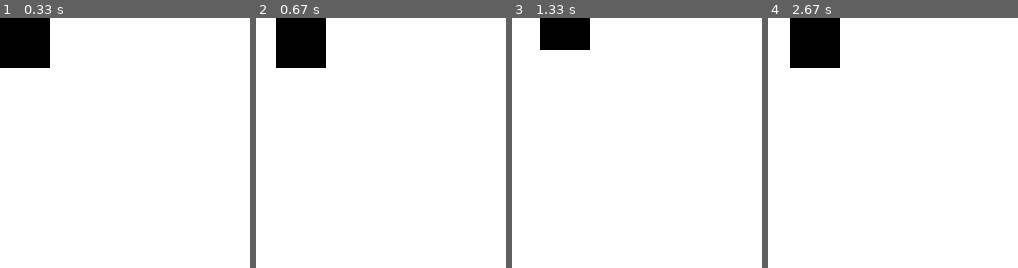
Above: before the commit, frames 1-4 (left to right).
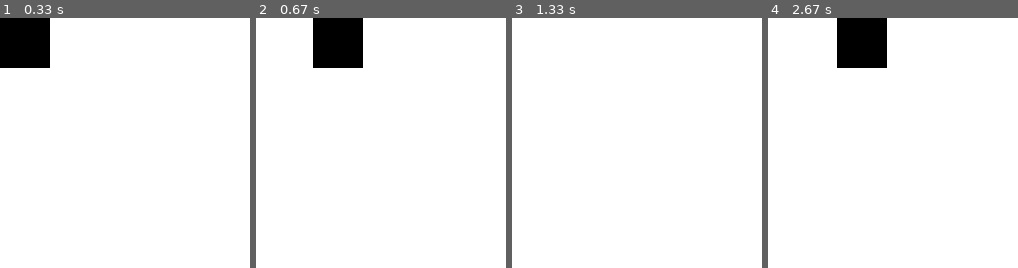
Above: after the commit, the same moments.

Repository: albashzia/Python_Pygame_Practice_Programs
Game: pygame game, started from Code/key_events.py
Two runs of this game, one before a commit and one after it. Both use one fixed random seed, a clock stepped at 60 frames per second and the inputs below.
Inputs:
- Up to frame 1 (0.33 s): no input
- Up to frame 2 (0.67 s): hold Right from 0.33 s (still down)
- Up to frame 3 (1.33 s): release Right at 0.8 s; hold Up 0.83-1.13 s
- Up to frame 4 (2.67 s): hold Down 2.23-2.53 s; hold Left from 2.57 s (still down)
The pictures show only the part of the screen within x 0-50%, y 0-50%; the shares and areas given below are measured in that part.

Frame 1 is identical in both runs. In frame 2, 5.9% of the frame differs, in the area x 8-43%, y 0-20%; in frame 3, 2.6%; in frame 4, 7.5%, in the area x 8-48%, y 0-20%.

Commit message:
Using the time.Clock module and tick function to define the frame rate

Diff:
--- a/Code/key_events.py
+++ b/Code/key_events.py
@@ -12,7 +12,9 @@
 y = 0
 rect_width = 50
 rect_height = 50
-velocity = 1
+velocity = 3
+
+clock = pygame.time.Clock()
 
 done = True
 while done:
@@ -32,5 +34,5 @@
 
     screen.fill("white")
     pygame.draw.rect(screen,"black",(x,y,rect_width,rect_height))
-
+    clock.tick(60)
     pygame.display.flip()
